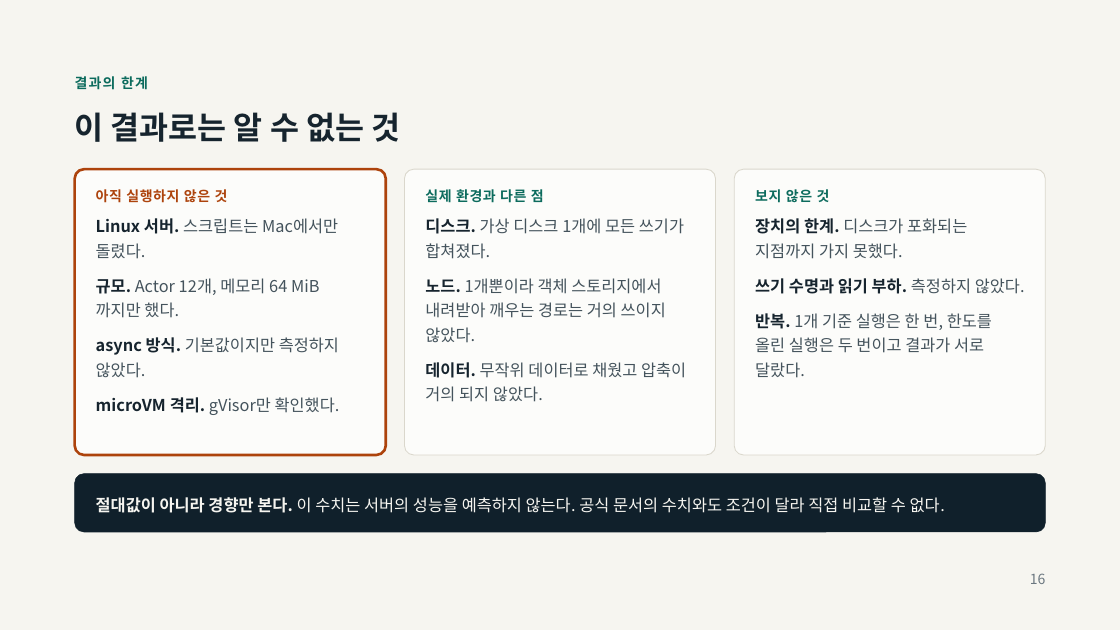
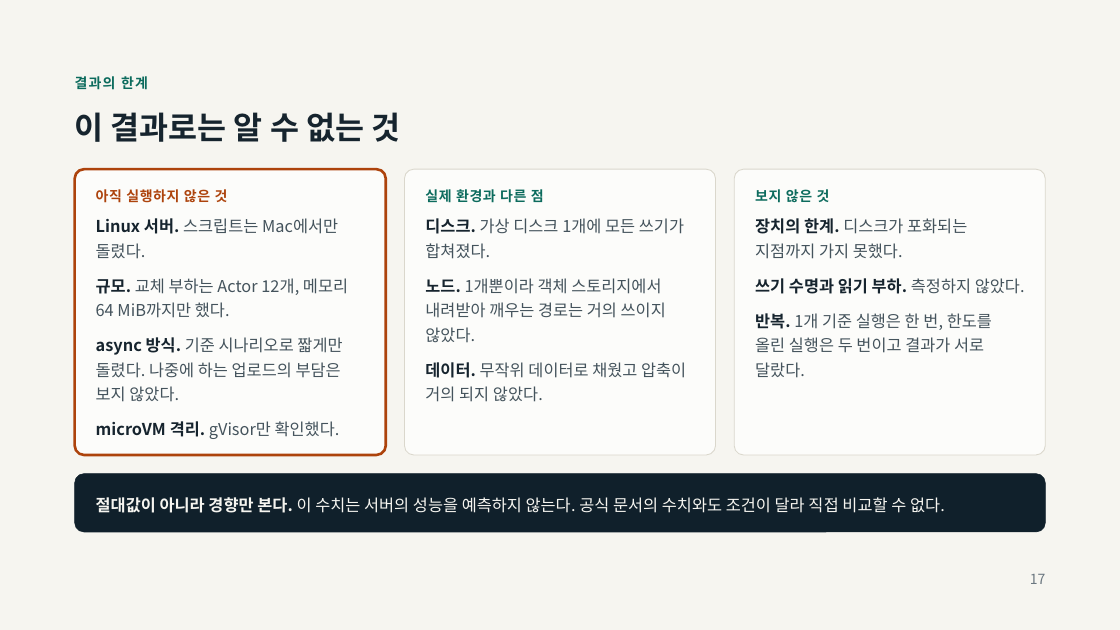
Before and after one commit to taejin-oh/agent-suspend-bench, a slide deck: slide 17 of docs/presentation/agent-substrate-suspend-bench.pptx (slide 16 before the commit). Drawn at 1120x630 pixels with LibreOffice and Linux fonts; fonts in the diff are those of the drawing. Boxes give left, top, right and bottom in pixels: in the first picture for what was removed or moved away, otherwise in the second. Text is boxed around its words. In the diff, an @@ line names an element or a change of style, - is before the commit and + after.

```diff
--- a/docs/presentation/agent-substrate-suspend-bench.pptx
+++ b/docs/presentation/agent-substrate-suspend-bench.pptx
@@ text at [96,278,348,402]: text changed @@
-규모. Actor 12개, 메모리 64 MiB까지만 했다.
-async 방식. 기본값이지만 측정하지 않았다.
+규모. 교체 부하는 Actor 12개, 메모리 64 MiB까지만 했다.
+async 방식. 기준 시나리오로 짧게만 돌렸다. 나중에 하는 업로드의 부담은 보지 않았다.
@@ page number at [1030,574,1046,584]: text changed @@
-16
+17
```
Also in this commit, not shown: 3 other slides changed, 1 slide added, 7 other files.
